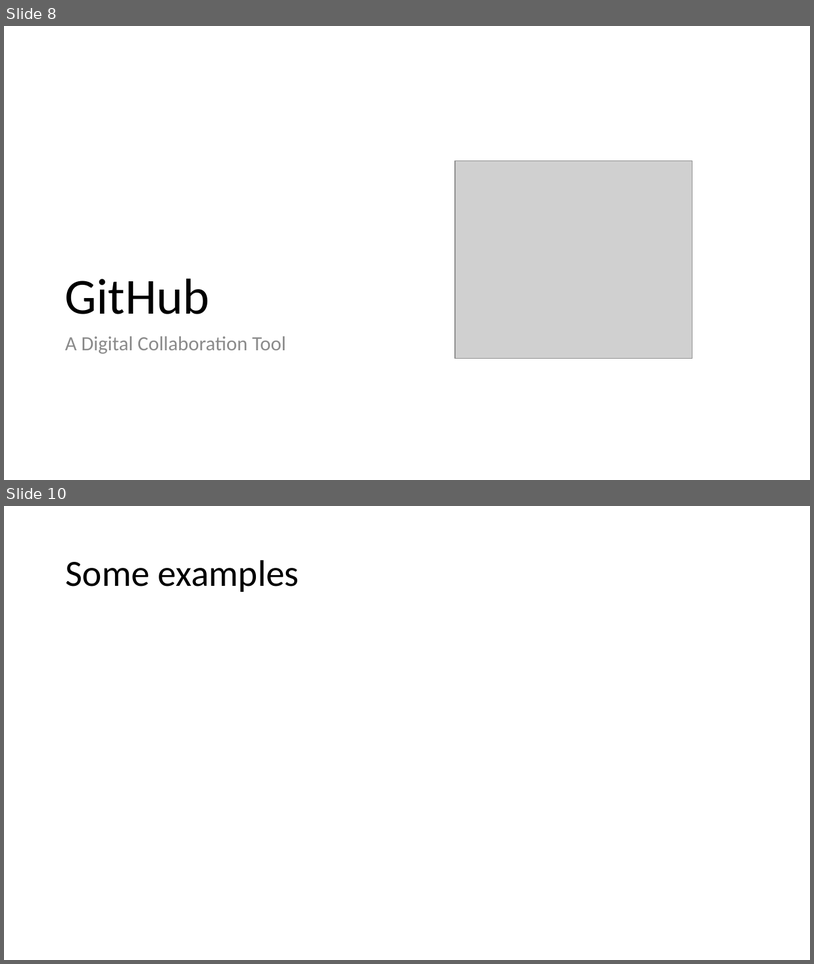
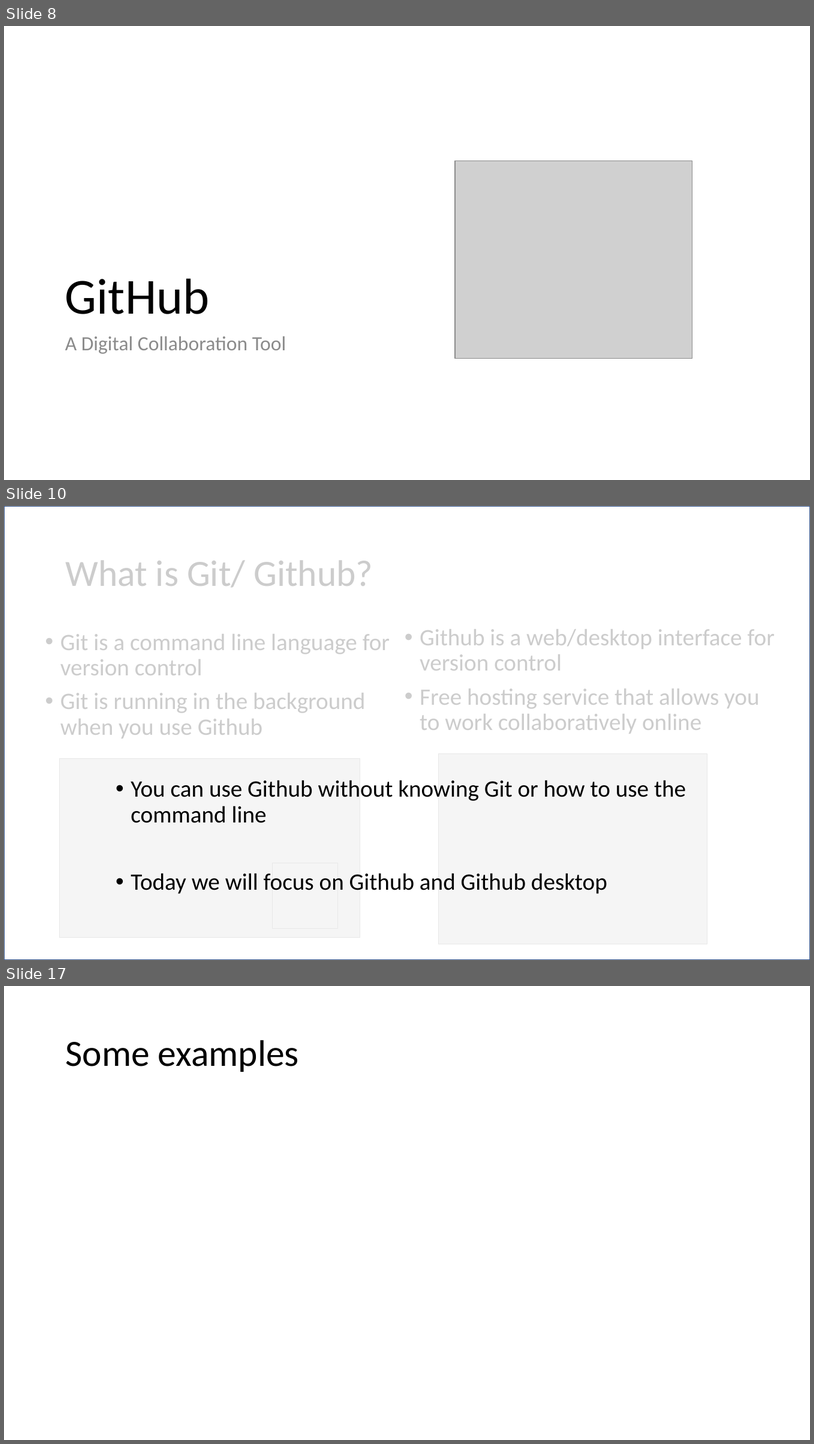
Before and after one commit to ReproducibleQM/n_commandments, a slide deck: pres_deck.pptx. Shown one above the other, each under a label of ours: slides 8 and 10 before the commit, slides 8, 10 and 17 after it; the slides between them are not shown. The pictures are 814x964 and 814x1444 pixels, drawn with LibreOffice and Linux fonts; fonts in the diff are those of the drawing; grey boxes stand for pictures. Boxes give left, top, right and bottom in pixels: in the first picture for what was removed or moved away, otherwise in the second. Text is boxed around its words. In the diff, an @@ line names an element or a change of style, - is before the commit and + after.

Commit message:
Add github slides

```diff
--- a/pres_deck.pptx
+++ b/pres_deck.pptx
@@ slide 10 added at (x1=4, y1=506, x2=810, y2=960), background #FFFFFF @@
@@ rectangle added at (x1=4, y1=506, x2=810, y2=960), fill #FFFFFF at 80% opacity, outline #325491 1 pt @@
@@ title added at (x1=65, y1=561, x2=373, y2=587), 44 pt, text #000000 @@
+What is Git/ Github?
@@ text added at (x1=420, y1=629, x2=775, y2=733), 28 pt, text #000000 @@
+• Github is a web/desktop interface for version control
+• Free hosting service that allows you to work collaboratively online
@@ text added at (x1=60, y1=634, x2=390, y2=738), 28 pt, text #000000 @@
+• Git is a command line language for version control
+• Git is running in the background when you use Github
@@ picture added at (x1=439, y1=754, x2=708, y2=944) @@
@@ picture added at (x1=60, y1=758, x2=360, y2=937) @@
@@ text added at (x1=131, y1=780, x2=686, y2=894), 28 pt, text #000000 @@
+• You can use Github without knowing Git or how to use the command line
+• Today we will focus on Github and Github desktop
@@ picture added at (x1=273, y1=863, x2=339, y2=929) @@
@@ what was slide 10 is now slide 17 @@
```
Also in this commit, not shown: 1 slide changed, 7 other slides added, 2 slides removed.
